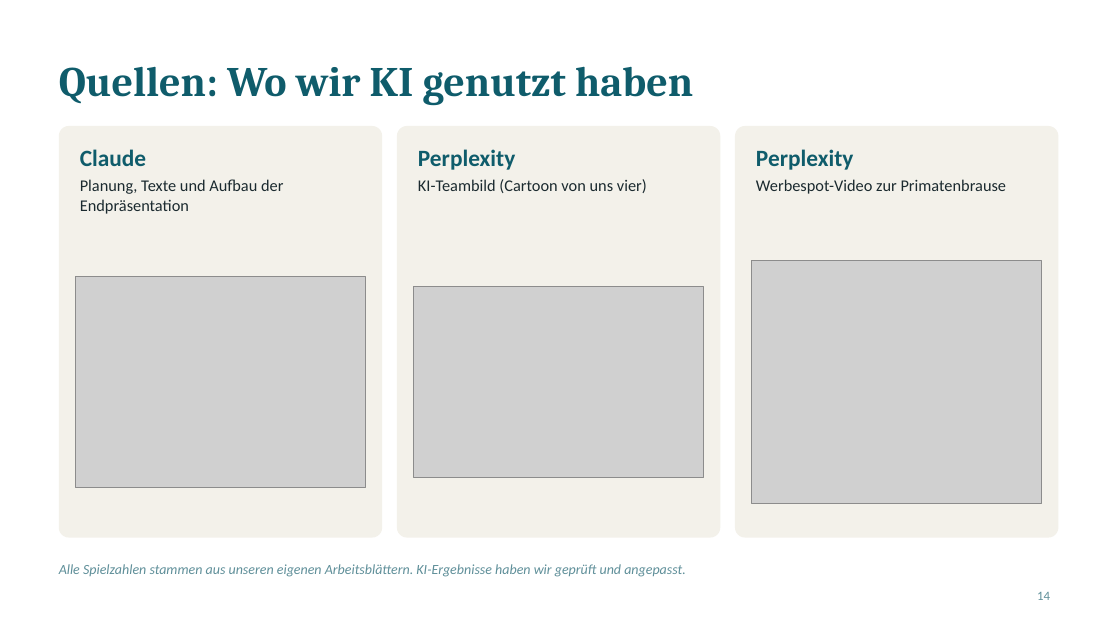
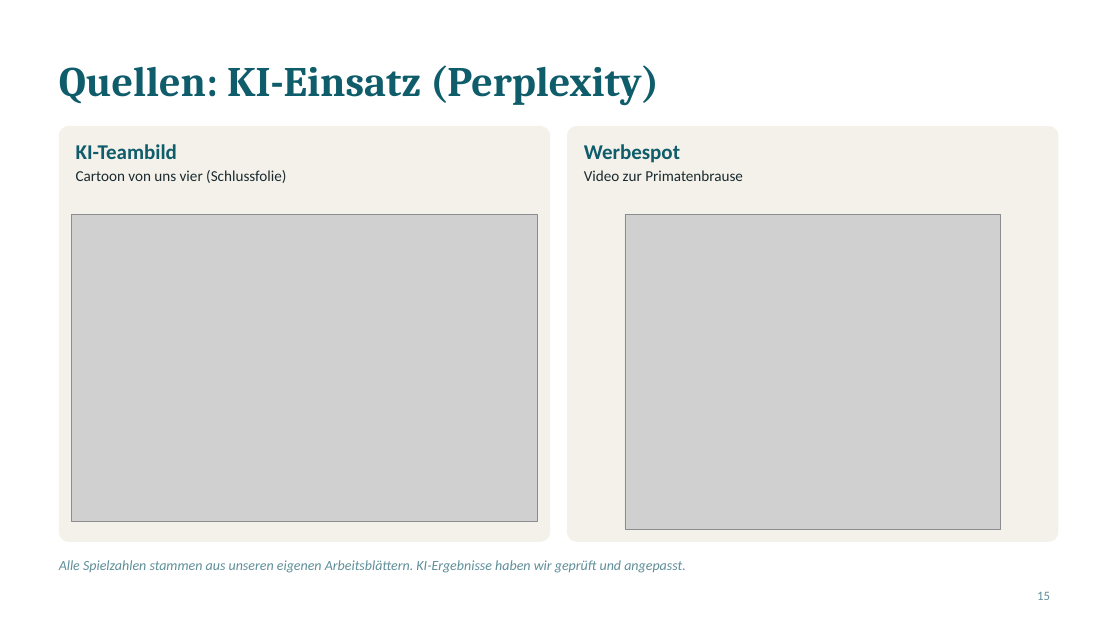
Before and after one commit to jofy0002/claude-workspace, a slide deck: slide 15 of endpraesentation/Elbharz_Endpraesentation.pptx (slide 14 before the commit). Drawn at 1120x630 pixels with LibreOffice and Linux fonts; fonts in the diff are those of the drawing; grey boxes stand for pictures. Boxes give left, top, right and bottom in pixels: in the first picture for what was removed or moved away, otherwise in the second. Text is boxed around its words. In the diff, an @@ line names an element or a change of style, - is before the commit and + after.

```diff
--- a/endpraesentation/Elbharz_Endpraesentation.pptx
+++ b/endpraesentation/Elbharz_Endpraesentation.pptx
@@ title at box(59, 65, 659, 106): text changed @@
-Quellen: Wo wir KI genutzt haben
+Quellen: KI-Einsatz (Perplexity)
@@ rounded rectangle: place and size @@
-rounded rectangle at box(59, 126, 382, 538)
+rounded rectangle at box(59, 126, 550, 542)
@@ rounded rectangle at box(59, 126, 550, 542): proportions changed @@
@@ text at box(76, 144, 286, 183): text changed; size 14 to 13 pt @@
-Perplexity
-KI-Teambild (Cartoon von uns vier)
+KI-Teambild
+Cartoon von uns vier (Schlussfolie)
@@ text removed at box(80, 149, 283, 214) @@
-Claude
-Planung, Texte und Aufbau der Endpräsentation
@@ rounded rectangle removed at box(397, 126, 720, 538) @@
@@ rounded rectangle at box(567, 126, 1059, 542): proportions changed @@
@@ rounded rectangle: place and size @@
-rounded rectangle at box(735, 126, 1059, 538)
+rounded rectangle at box(567, 126, 1059, 542)
@@ text at box(584, 144, 743, 181): text changed; size 14 to 13 pt @@
-Perplexity
-Werbespot-Video zur Primatenbrause
+Werbespot
+Video zur Primatenbrause
@@ picture: place and size @@
-picture at box(413, 287, 703, 478)
+picture at box(71, 214, 538, 522)
@@ picture: place and size @@
-picture at box(752, 260, 1042, 503)
+picture at box(625, 214, 1001, 529)
@@ picture removed at box(76, 276, 365, 488) @@
@@ text "Alle Spielzahlen stammen aus unseren ...": place and size @@
-text "Alle Spielzahlen stammen aus unseren ..." at box(59, 564, 686, 577)
+text "Alle Spielzahlen stammen aus unseren ..." at box(59, 560, 686, 573)
@@ page number at box(1037, 592, 1050, 600): text changed @@
-14
+15
```
Also in this commit, not shown: 1 slide added, 6 other files.
